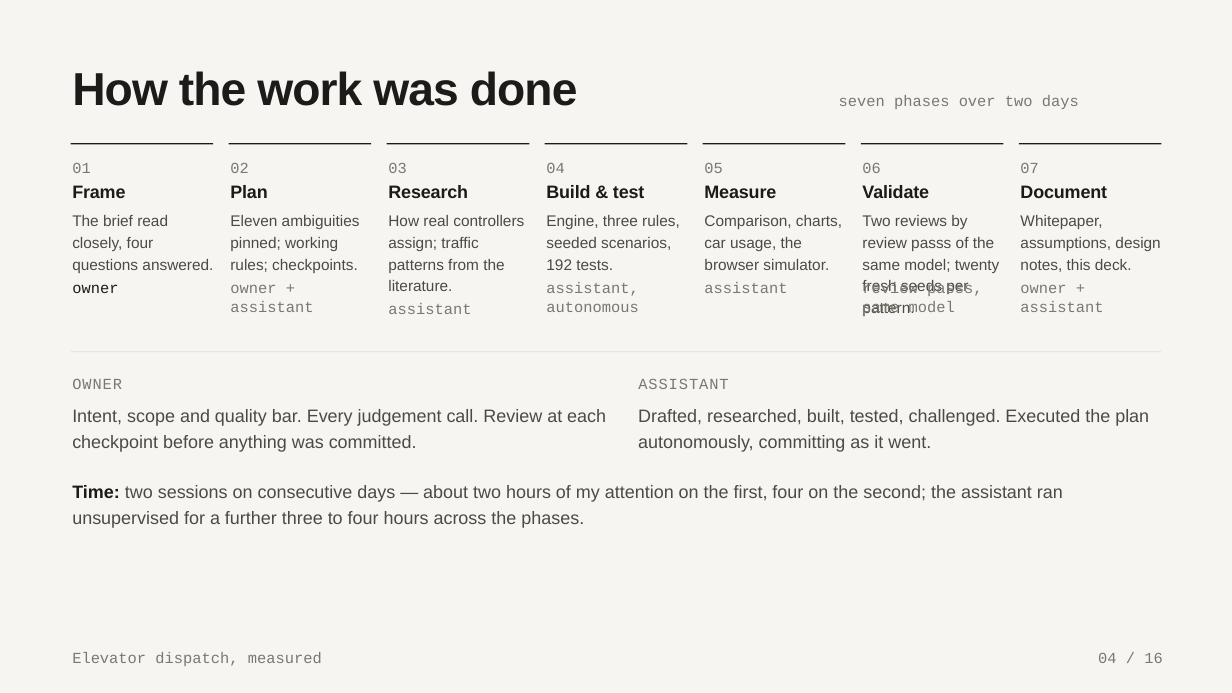
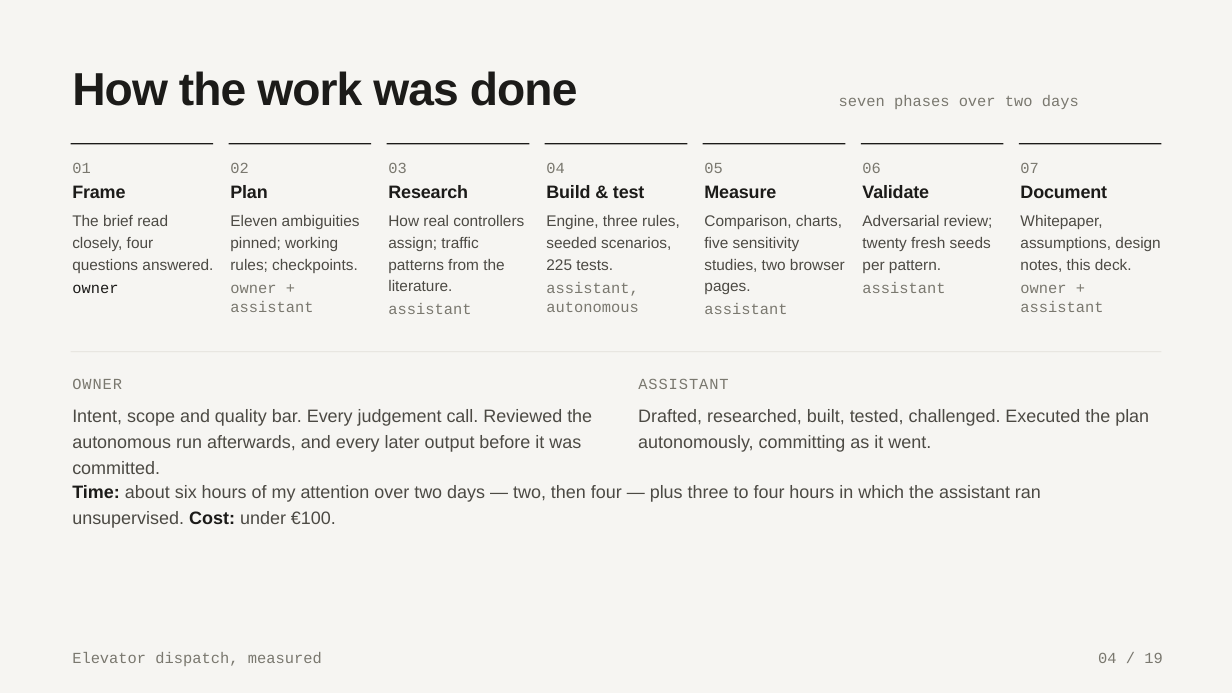
Before and after one commit to samuelgregorovic/elevator-dispatch-sim, a slide deck: slide 4 of docs/presentation/elevator-dispatch.pptx. Drawn at 1232x693 pixels with LibreOffice and Linux fonts; fonts in the diff are those of the drawing. Boxes give left, top, right and bottom in pixels: in the first picture for what was removed or moved away, otherwise in the second. Text is boxed around its words. In the diff, an @@ line names an element or a change of style, - is before the commit and + after.

```diff
--- a/docs/presentation/elevator-dispatch.pptx
+++ b/docs/presentation/elevator-dispatch.pptx
@@ text at (x1=546, y1=215, x2=680, y2=270): text changed @@
-Engine, three rules, seeded scenarios, 192 tests.
+Engine, three rules, seeded scenarios, 225 tests.
@@ text at (x1=704, y1=215, x2=845, y2=294): text changed @@
-Comparison, charts, car usage, the browser simulator.
+Comparison, charts, five sensitivity studies, two browser pages.
@@ text at (x1=862, y1=215, x2=993, y2=273): text changed @@
-Two reviews by review passs of the same model; twenty fresh seeds per pattern.
+Adversarial review; twenty fresh seeds per pattern.
@@ text "assistant" moved from (x1=704, y1=282, x2=787, y2=293) to (x1=704, y1=303, x2=787, y2=314) @@
@@ text at (x1=862, y1=282, x2=945, y2=293): text changed @@
-review passs, same model
+assistant
@@ text at (x1=72, y1=409, x2=592, y2=452): text changed @@
-Intent, scope and quality bar. Every judgement call. Review at each checkpoint before anything was committed.
+Intent, scope and quality bar. Every judgement call. Reviewed the autonomous run afterwards, and every later output before it was committed.
@@ text at (x1=72, y1=485, x2=1041, y2=528): text changed @@
-Time: two sessions on consecutive days — about two hours of my attention on the first, four on the second; the assistant ran unsupervised for a further three to four hours across the phases.
+Time: about six hours of my attention over two days — two, then four — plus three to four hours in which the assistant ran unsupervised. Cost: under €100.
@@ text at (x1=1098, y1=653, x2=1162, y2=663): text changed @@
-04 / 16
+04 / 19
```
Also in this commit, not shown: 15 other slides changed, 3 slides added, 2 other files.
